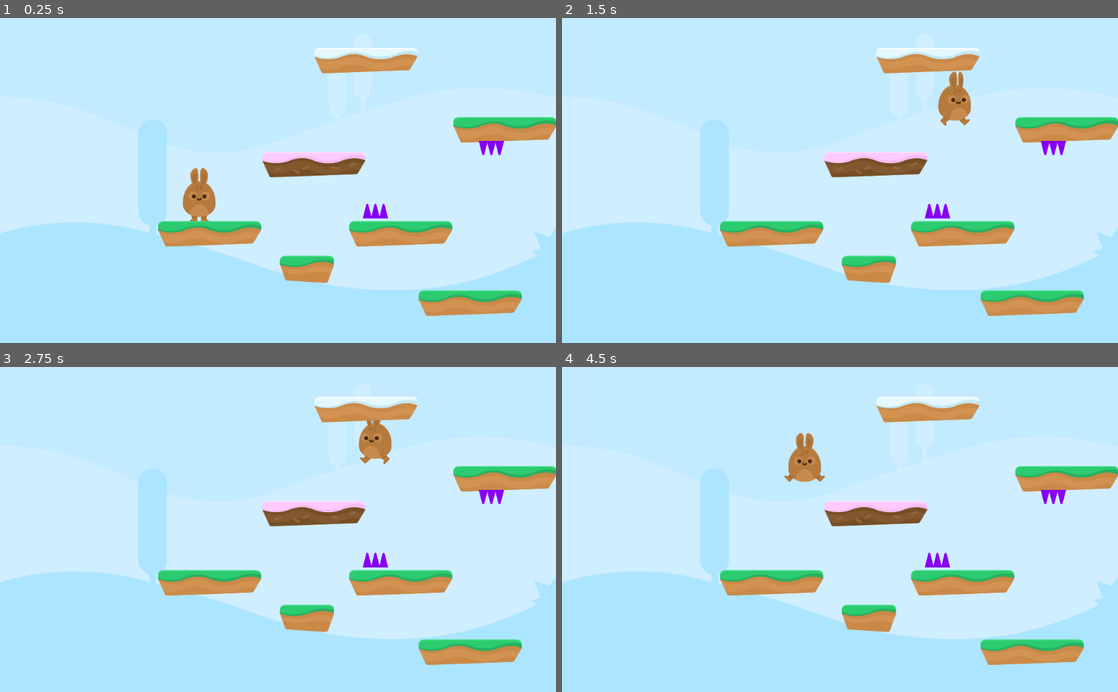
Above: before the commit, frames 1-4 (two rows, left to right).
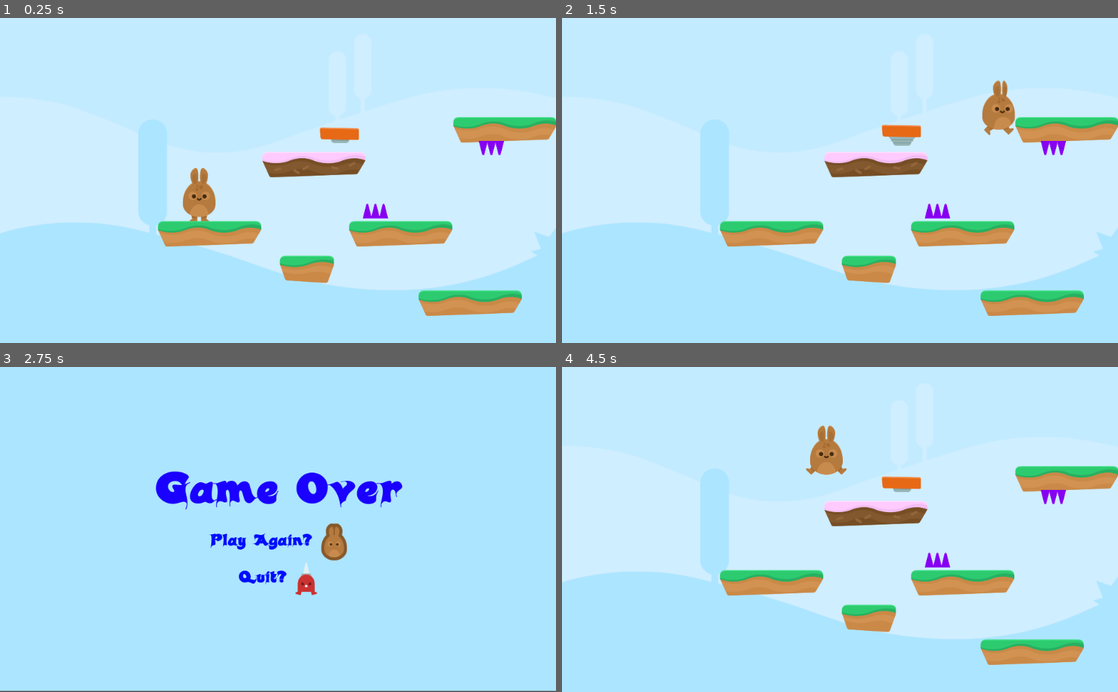
Above: after the commit, the same moments.

Repository: FireBorn123/HoppyDays_3.1.1
Game: Godot game, scene res://Levels/Level1.tscn
Two runs of this game, one before a commit and one after it. Both use one fixed random seed, a clock stepped at 60 frames per second and the inputs below.
Inputs (mouse positions are in pixels of both pictures, inside the frame that each line leads up to):
- Up to frame 1 (0.25 s): no input
- Up to frame 2 (1.5 s): hold Space (Jump) 0.53-1.28 s; hold D (Right) from 0.53 s (still down); tap Space (Jump) at 1.35 s
- Up to frame 3 (2.75 s): tap Space (Jump) at 1.52, 1.82 s; release D (Right) at 2.03 s; hold A (Left) from 2.03 s (still down); hold Space (Jump) from 2.03 s (still down)
- Up to frame 4 (4.5 s): release A (Left) at 2.75 s; release Space (Jump) at 2.75 s; click (895, 542) at 2.77 s; click (895, 542) at 3.52 s; hold D (Right) from 4.28 s (still down); tap Space (Jump) at 4.35 s

The runs differ from the first frame. In frame 1, 1.4% of the frame differs, in the area x 56-76%, y 9-39%; in frame 2, 2.9%; in frame 3, 48%, in the area x 0-100%, y 4-100%; in frame 4, 2.6%.

Commit message:
Lecture 33: Adding Jump Pads

Diff:
--- /dev/null
+++ b/Items/JumpPad.gd
@@ -0,0 +1,8 @@
+extends Area2D
+
+
+
+func _on_JumpPad_body_entered(body):
+	if body.has_method("boost"):
+		$AnimationPlayer.play("Boost")
+		body.boost()
--- /dev/null
+++ b/Items/JumpPad.tscn
@@ -0,0 +1,57 @@
+[gd_scene load_steps=8 format=2]
+
+[ext_resource path="res://Hoppy-Days-Assets/GFX/Items/spring_out.png" type="Texture" id=1]
+[ext_resource path="res://Hoppy-Days-Assets/GFX/Items/spring.png" type="Texture" id=2]
+[ext_resource path="res://Hoppy-Days-Assets/GFX/Items/spring_in.png" type="Texture" id=3]
+[ext_resource path="res://Items/JumpPad.gd" type="Script" id=4]
+
+[sub_resource type="SpriteFrames" id=1]
+animations = [ {
+"frames": [ ExtResource( 2 ), ExtResource( 3 ) ],
+"loop": true,
+"name": "Spring",
+"speed": 4.0
+}, {
+"frames": [ ExtResource( 3 ), ExtResource( 1 ) ],
+"loop": false,
+"name": "Boost",
+"speed": 3.0
+} ]
+
+[sub_resource type="RectangleShape2D" id=2]
+extents = Vector2( 71.7592, 37.6082 )
+
+[sub_resource type="Animation" id=3]
+resource_name = "Boost"
+length = 2.0
+tracks/0/type = "value"
+tracks/0/path = NodePath("AnimatedSprite:animation")
+tracks/0/interp = 1
+tracks/0/loop_wrap = true
+tracks/0/imported = false
+tracks/0/enabled = true
+tracks/0/keys = {
+"times": PoolRealArray( 0, 1.5, 2 ),
+"transitions": PoolRealArray( 1, 1, 1 ),
+"update": 1,
+"values": [ "Boost", "Boost", "Spring" ]
+}
+
+[node name="JumpPad" type="Area2D"]
+collision_layer = 8
+script = ExtResource( 4 )
+
+[node name="AnimatedSprite" type="AnimatedSprite" parent="."]
+frames = SubResource( 1 )
+animation = "Spring"
+frame = 1
+playing = true
+
+[node name="CollisionShape2D" type="CollisionShape2D" parent="."]
+position = Vector2( 1.37842, 0 )
+shape = SubResource( 2 )
+
+[node name="AnimationPlayer" type="AnimationPlayer" parent="."]
+anims/Boost = SubResource( 3 )
+
+[connection signal="body_entered" from="." to="." method="_on_JumpPad_body_entered"]
--- a/Levels/Level1.tscn
+++ b/Levels/Level1.tscn
@@ -1,10 +1,11 @@
-[gd_scene load_steps=6 format=2]
+[gd_scene load_steps=7 format=2]
 
 [ext_resource path="res://Levels/Tileset.tres" type="TileSet" id=1]
 [ext_resource path="res://Player/Player.tscn" type="PackedScene" id=2]
 [ext_resource path="res://Hazards/SpikeTop.tscn" type="PackedScene" id=3]
 [ext_resource path="res://Hazards/SpikeBottom.tscn" type="PackedScene" id=4]
 [ext_resource path="res://Hoppy-Days-Assets/SFX/Summer_Park.ogg" type="AudioStream" id=5]
+[ext_resource path="res://Items/JumpPad.tscn" type="PackedScene" id=6]
 
 [node name="Node2D" type="Node2D"]
 
@@ -21,50 +22,39 @@
 tile_set = ExtResource( 1 )
 collision_layer = 2
 format = 1
-tile_data = PoolIntArray( -1507281, 6, 0, -1310681, 6, 0, -1245153, 6, 0, -1245130, 0, 0, -1179626, 6, 0, -1048513, 0, 0, -917488, 6, 0, -851929, 5, 0, -851894, 6, 0, -786422, 7, 0, -589782, 4, 0, -524282, 1, 0, -458681, 0, 0, -393191, 5, 0, -393165, 4, 0, -262134, 6, 0, -131041, 2, 0, -130992, 6, 0, -65488, 4, 0, 18, 2, 0, 65651, 5, 0, 131079, 0, 0, 196651, 7, 0, 262173, 2, 0, 262220, 0, 0, 262251, 5, 0, 393217, 2, 0, 393228, 2, 0, 458790, 3, 0, 524296, 3, 0, 524372, 0, 0, 589848, 2, 0, 589934, 0, 0, 655376, 2, 0, 786523, 0, 0, 786555, 0, 0, 852086, 5, 0, 983151, 5, 0, 1048677, 0, 0 )
+tile_data = PoolIntArray( 18, 2, 0, 84, 3, 0, 131079, 0, 0, 196651, 7, 0, 262173, 2, 0, 327746, 2, 0, 393217, 2, 0, 393228, 2, 0, 458790, 3, 0, 524296, 3, 0, 589848, 2, 0, 655376, 2, 0, 655434, 3, 0, 720982, 0, 0, 786555, 0, 0, 852024, 2, 0, 852048, 3, 0, 852086, 5, 0, 983151, 5, 0, 1048677, 0, 0 )
 
 [node name="Hazards" type="Node" parent="."]
 
-[node name="SpikeTop" parent="Hazards" instance=ExtResource( 3 )]
-position = Vector2( 395.168, -538.704 )
-
-[node name="SpikeTop6" parent="Hazards" instance=ExtResource( 3 )]
-position = Vector2( 1604.77, -1183.19 )
-
-[node name="SpikeTop7" parent="Hazards" instance=ExtResource( 3 )]
-position = Vector2( 3214.39, -1497.49 )
-
-[node name="SpikeTop8" parent="Hazards" instance=ExtResource( 3 )]
-position = Vector2( 4236.68, -1056.2 )
-
 [node name="SpikeTop2" parent="Hazards" instance=ExtResource( 3 )]
 position = Vector2( 865.039, 347.065 )
-
-[node name="SpikeTop3" parent="Hazards" instance=ExtResource( 3 )]
-position = Vector2( 2192.11, -154.553 )
 
 [node name="SpikeTop4" parent="Hazards" instance=ExtResource( 3 )]
 position = Vector2( 1823.83, 543.903 )
 
 [node name="SpikeTop5" parent="Hazards" instance=ExtResource( 3 )]
-position = Vector2( 3252.49, -94.2321 )
-
-[node name="SpikeBottom" parent="Hazards" instance=ExtResource( 4 )]
-position = Vector2( 1746.14, -263.509 )
-
-[node name="SpikeBottom5" parent="Hazards" instance=ExtResource( 4 )]
-position = Vector2( 4793.95, -723.855 )
-script = null
-
-[node name="SpikeBottom2" parent="Hazards" instance=ExtResource( 4 )]
-position = Vector2( 2625.56, -1155.63 )
+position = Vector2( 5519.88, -31.6733 )
 
 [node name="SpikeBottom3" parent="Hazards" instance=ExtResource( 4 )]
 position = Vector2( 1292.14, 114.293 )
 
 [node name="SpikeBottom4" parent="Hazards" instance=ExtResource( 4 )]
-position = Vector2( 2066.8, -6.34961 )
+position = Vector2( 5459.12, 128.564 )
 
 [node name="BGM" type="AudioStreamPlayer" parent="."]
 stream = ExtResource( 5 )
 autoplay = true
+
+[node name="JumpPads" type="Node" parent="."]
+
+[node name="JumpPad" parent="JumpPads" instance=ExtResource( 6 )]
+position = Vector2( 2911.18, 171.246 )
+
+[node name="JumpPad2" parent="JumpPads" instance=ExtResource( 6 )]
+position = Vector2( 732.551, 66.5956 )
+
+[node name="JumpPad3" parent="JumpPads" instance=ExtResource( 6 )]
+position = Vector2( 3895.84, 780.12 )
+
+[node name="JumpPad4" parent="JumpPads" instance=ExtResource( 6 )]
+position = Vector2( 4870.99, 589.847 )
--- a/Player/Player.gd
+++ b/Player/Player.gd
@@ -2,11 +2,12 @@
 
 var motion = Vector2(0, 0)
 
-const SPEED = 800
+const SPEED = 1200
 const GRAVITY = 400
 const UP = Vector2(0, -1)
-const JUMP_SPEED = 3800
+const JUMP_SPEED = 4000
 const World_Limit = 3000
+const BoostMultiplyer = 2
 
 var lives = 3
 
@@ -60,3 +61,9 @@
 	print("LivesAfter: ", lives)
 	if lives <= 0:
 		End_Game()
+
+
+func boost():
+	position.y -= 100
+	yield(get_tree(), "idle_frame")
+	motion.y -= BoostMultiplyer * JUMP_SPEED
--- a/Player/Player.tscn
+++ b/Player/Player.tscn
@@ -15,7 +15,7 @@
 
 [node name="Player" type="KinematicBody2D"]
 position = Vector2( 487.681, 262.277 )
-collision_mask = 6
+collision_mask = 14
 script = ExtResource( 1 )
 __meta__ = {
 "_edit_group_": true
@@ -29,7 +29,7 @@
 
 [node name="Camera2D" type="Camera2D" parent="."]
 current = true
-zoom = Vector2( 2, 2 )
+zoom = Vector2( 3.5, 3.5 )
 limit_left = -10
 limit_bottom = 2000
 limit_smoothed = true
--- a/project.godot
+++ b/project.godot
@@ -45,6 +45,7 @@
 2d_physics/layer_1="Player"
 2d_physics/layer_2="Terrain"
 2d_physics/layer_3="Hazards"
+2d_physics/layer_4="Items"
 
 [rendering]
 
